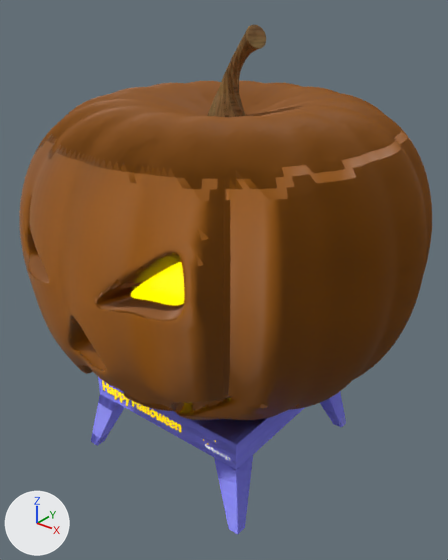
Renders of the glTF model asset/bally-pumpkin.glb from each side of a commit.
Camera for both pictures: a 50 mm lens placed at (0.0577, -0.0725, 0.0758), pointed at (0.0009, -0.0015, 0.0317). The lights are fixed; the arrows at lower left show +X, +Y and +Z. Where no turn or scale is listed for an object, it has been applied to the vertices. Vertices at the same position are counted once.

Names of what the first picture shows: '3D Text - H', '3D Text - H0', '3D Text - a', '3D Text - n', '3D Text - p', '3D Text - p0', '3D Text - y', 'Lamp:default', 'Logo-png-2 - baked', 'Merged Objects', 'Stool:default', 'Tail:default'.
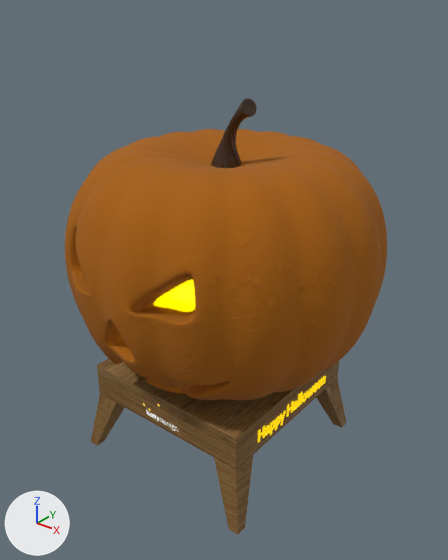
Where the newer file only moved an object's origin or applied its transform, the numbers keep the older frame.

Changed parts and their boxes [x1, y1, x2, y2] in the pictures (448 x 560 px; the box of a moved part takes in the faces that stretch with it):
'Merged Objects', surface changed, moved, rescaled (22% narrower, 20% shorter)
    before: [19, 81, 432, 420]
    after: [65, 129, 387, 400]
'Stool:default', surface changed, reshaped, shading changed (blue to brown)
    before: [91, 377, 346, 534]
    after: [91, 359, 346, 534]
'Tail:default', surface changed, moved, rescaled (22% narrower, 24% shorter)
    before: [207, 25, 266, 117]
    after: [211, 98, 257, 168]
'Lamp:default', moved, rescaled (22% narrower, 24% shorter)
    before: [131, 262, 184, 306]
    after: [154, 279, 195, 312]
'Logo-png-2 - baked', moved, rescaled (25% wider, 32% taller)
    before: [203, 439, 230, 460]
    after: [143, 403, 177, 431]
part 1 of me_mesh_0, moved or reshaped
    before: [102, 380, 109, 393]
    after: [258, 425, 265, 443]
part 2 of me_mesh_1, moved or reshaped
    before: [109, 387, 114, 395]
    after: [265, 425, 270, 436]
part 3 of me_mesh_2, moved or reshaped
    before: [114, 389, 120, 400]
    after: [270, 420, 276, 435]
part 4 of me_mesh_3, moved or reshaped
    before: [119, 392, 125, 403]
    after: [275, 416, 281, 431]
part 5 of me_mesh_4, moved or reshaped
    before: [124, 396, 129, 406]
    after: [280, 411, 286, 425]
part 6 of me_mesh_5, moved or reshaped
    before: [132, 401, 139, 409]
    after: [286, 401, 294, 417]
part 7 of me_mesh_13, moved or reshaped
    before: [175, 422, 181, 433]
    after: [321, 376, 326, 386]
part 8 of me_mesh_16, moved or reshaped
    before: [163, 410, 276, 450]
    after: [97, 359, 336, 450]
part 9 of me_mesh_16, shading changed
    both: [93, 404, 123, 438]
part 10 of me_mesh_16, shading changed
    both: [321, 392, 344, 420]
part 11 of me_mesh_16, shading changed
    both: [225, 496, 243, 520]

What changed in the scene script:
```text
Change mat_organic_shapes_gold_noise:
    where n0 = _N.new('ShaderNodeBsdfPrincipled'); n0.name = 'Principled BSDF'
    n0.inputs[2].default_value: 0.46 -> 1.0  # 'Roughness'
    where n3 = _N.new('ShaderNodeTexImage'); n3.name = 'Image Texture'
    n3.image: img_image_1 -> img_image_4
Change mat_old_cedar_wood:
    where n2 = _N.new('ShaderNodeTexImage'); n2.name = 'Image Texture'
    n2.image: img_image_2 -> img_image_5
    where n7 = _N.new('ShaderNodeTexImage'); n7.name = 'Image Texture.001'
    n7.image: img_image_4 -> img_image_7
    where n11 = _N.new('ShaderNodeTexImage'); n11.name = 'Image Texture.002'
    n11.image: img_image_3 -> img_image_6
Change me_mesh_0:
    where me_mesh_0.from_pydata(...)  # 32 vertices, 60 faces; spans x 0.00023..0.00176, y -0.00086..0.0, z 0.0..0.002
    me_mesh_0 part 1: the whole mesh is multiplied about its middle by the matrix ((0.0, -0.366, 0.0), (1.099, 0.0, 0.0), (0.0, 0.0, 1.099)), then moved by (0.02827, 0.00581, 0.00043)
Change me_mesh_1:
    where me_mesh_1.from_pydata(...)  # 202 vertices, 404 faces; spans x 0.000069..0.001268, y -0.000865..0.0, z -0.000009..0.001484
    me_mesh_1 part 2: the whole mesh is multiplied about its middle by the matrix ((0.0, -0.366, 0.0), (1.099, 0.0, 0.0), (0.0, 0.0, 1.099)), then moved by (0.026803, 0.007421, 0.0004)
Change me_mesh_2:
    where me_mesh_2.from_pydata(...)  # 154 vertices, 308 faces; spans x 0.00014..0.00137, y -0.00086..0.0, z -0.00061..0.00147
    me_mesh_2 part 3: the whole mesh is multiplied about its middle by the matrix ((0.0, -0.366, 0.0), (1.099, 0.0, 0.0), (0.0, 0.0, 1.099)), then moved by (0.0255, 0.00886, 0.00037)
Change me_mesh_3:
    where me_mesh_3.from_pydata(...)  # 154 vertices, 308 faces; spans x 0.00014..0.00137, y -0.00086..0.0, z -0.00061..0.00147
    me_mesh_3 part 4: the whole mesh is multiplied about its middle by the matrix ((0.0, -0.366, 0.0), (1.099, 0.0, 0.0), (0.0, 0.0, 1.099)), then moved by (0.0242, 0.01028, 0.00037)
Change me_mesh_4:
    remove me_mesh_4.from_pydata(...)  # 26 vertices, 48 faces; spans x 0.0..0.00133, y -0.00086..0.0, z -0.00063..0.00147
    add me_mesh_4.from_pydata(...)  # 26 vertices, 48 faces; spans x 0.0235..0.02382, y 0.01045..0.01191, z -0.00037..0.00194
    me_mesh_4 part 5: 26 of 26 vertices moved; they spanned x 0.0..0.00133, y -0.00086..0.0, z -0.00063..0.00147 and now span x 0.0235..0.02382, y 0.01045..0.01191, z -0.00037..0.00194; mean shift (0.02306, 0.01154, 0.00039); largest move (0.0, -0.00086, 0.00139) -> (0.02382, 0.01045, 0.00186)
Change me_mesh_5:
    where me_mesh_5.from_pydata(...)  # 32 vertices, 60 faces; spans x 0.00023..0.00176, y -0.00086..0.0, z 0.0..0.002
    me_mesh_5 part 6: the whole mesh is multiplied about its middle by the matrix ((0.0, -0.366, 0.0), (1.099, 0.0, 0.0), (0.0, 0.0, 1.099)), then moved by (0.02106, 0.01374, 0.00043)
Change me_mesh_13:
    where me_mesh_13.from_pydata(...)  # 118 vertices, 232 faces; spans x 0.000135..0.001357, y -0.000865..0.0, z -0.000014..0.001467
    me_mesh_13 part 7: the whole mesh is multiplied about its middle by the matrix ((0.0, -0.366, 0.0), (1.099, 0.0, 0.0), (0.0, 0.0, 1.099)), then moved by (0.011527, 0.024207, 0.000399)
Change me_mesh_16:
    remove me_mesh_16.from_pydata(...)  # 4330 vertices, 8640 faces; spans x -0.0169..0.0169, y -0.0169..0.0169, z 0.0054..0.0207
    add me_mesh_16.from_pydata(...)  # 4330 vertices, 8640 faces; spans x -0.0169..0.0169, y -0.0169..0.0169, z 0.0054..0.0218
    me_mesh_16 part 8: all 361 vertices in x -0.0151..0.0151, y -0.0151..0.0151, z 0.0204..0.0207 are moved by (0.0, 0.0, 0.0011)
    me_mesh_16 part 9: 58 of the faces centred in x -0.0164..-0.012, y -0.0164..-0.012, z 0.0084..0.0129 are now shaded flat
    me_mesh_16 part 10: 58 of the faces centred in x 0.012..0.0164, y 0.012..0.0164, z 0.0084..0.0129 are now shaded flat
    me_mesh_16 part 11: 4 of the faces centred in x 0.0143..0.0162, y -0.0162..-0.0152, z 0.0096 are now shaded flat
Change ob_merged_objects:
    ob_merged_objects.location: (0.0, 0.0313, 0.0379) -> (0.0, 0.0253, 0.0346)
    ob_merged_objects.scale: (0.1, 0.1, 0.1) -> (0.0808, 0.0808, 0.0808)
Change ob_lamp_default:
    ob_lamp_default.location: (0.0, -0.0013, -0.0054) -> (0.0, -0.001, -0.0003)
    ob_lamp_default.scale: (0.1, 0.1, 0.1) -> (0.0808, 0.0808, 0.0808)
Change ob_tail_default:
    ob_tail_default.location: (0.0, -0.0013, -0.0054) -> (0.0, -0.001, -0.0003)
    ob_tail_default.scale: (0.1, 0.1, 0.1) -> (0.0808, 0.0808, 0.0808)
Change ob_logo_png_2___baked:
    ob_logo_png_2___baked.location: (0.0113, -0.0164, 0.0128) -> (-0.0002, -0.0164, 0.0133)
    ob_logo_png_2___baked.scale: (0.0000214, 0.0000214, 0.0000214) -> (0.0000314, 0.0000314, 0.0000314)
```
